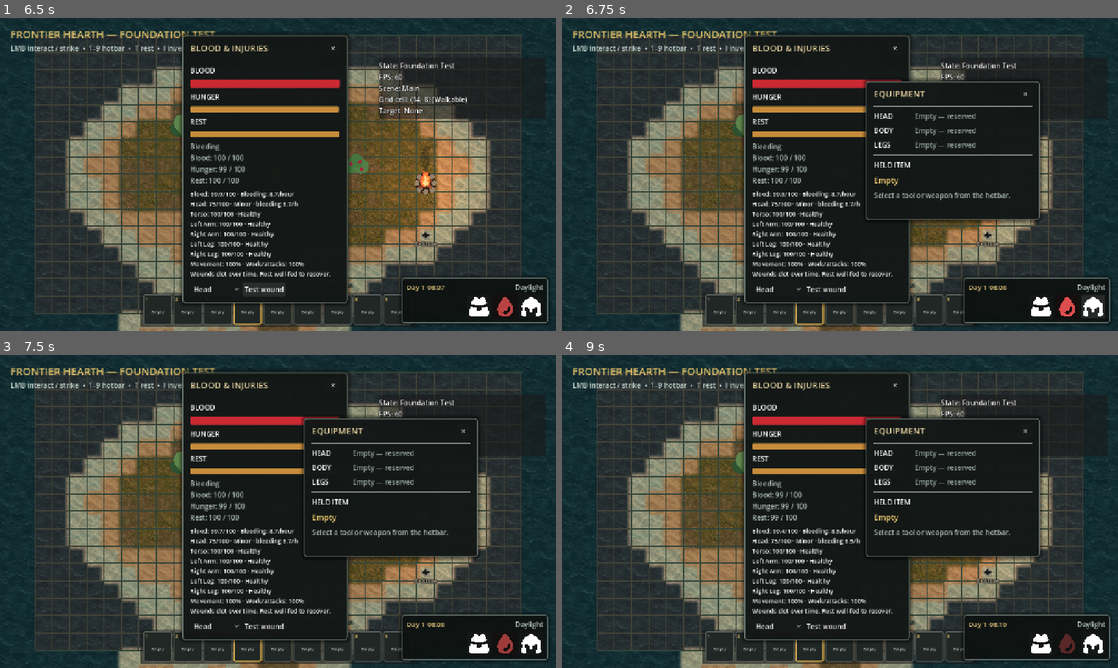
Above: before the commit, frames 1-4 (two rows, left to right).
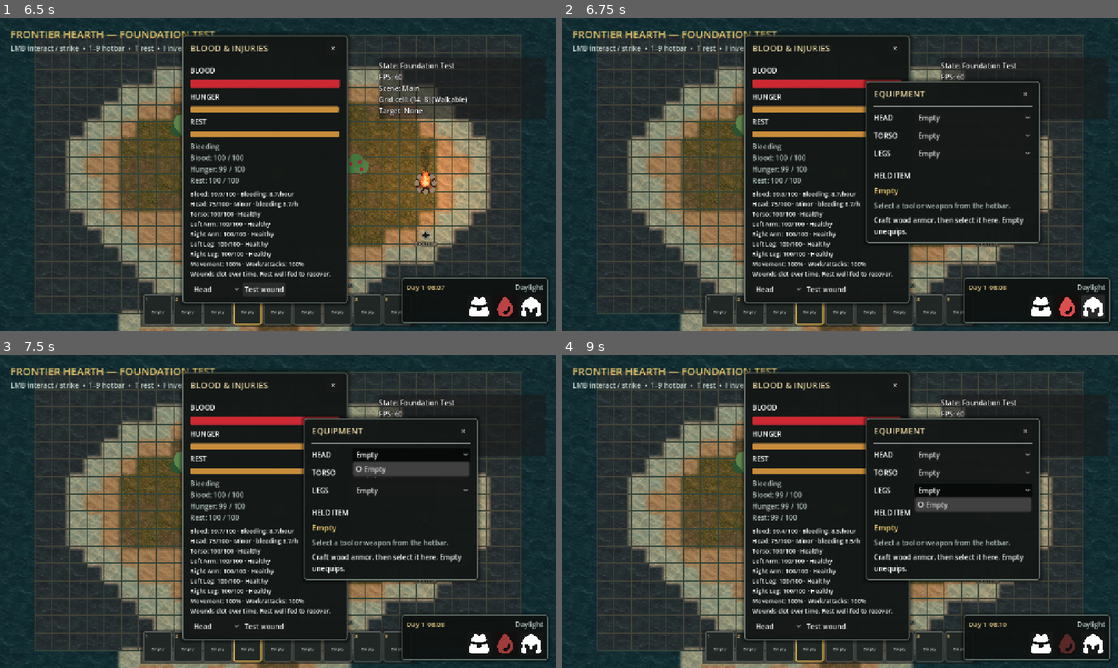
Above: after the commit, the same moments.

Repository: Chaunsy19/Top-Down-Project
Game: Godot game, scene res://scenes/main.tscn
Two runs of this game, one before a commit and one after it. Both use one fixed random seed, a clock stepped at 60 frames per second and the inputs below.
Inputs (mouse positions are in pixels of both pictures, inside the frame that each line leads up to):
- Up to frame 1 (6.5 s): click "1" at 0.5 s; click "2" at 1.25 s; click "3" at 2 s; click "4" at 2.75 s; click (478, 305) at 3.5 s; click "×" at 4.25 s; click (505, 305) at 5 s; click "Test wound" at 5.75 s
- Up to frame 2 (6.75 s): click (1095, 305) at 6.5 s
- Up to frame 3 (7.5 s): click (411, 455) at 7.25 s, where only the run after the commit has a clickable "Empty"
- Up to frame 4 (9 s): click (973, 473) at 8 s, where only the run after the commit has a clickable "Empty"; click (973, 489) at 8.75 s, where only the run after the commit has a clickable "Empty"

Frame 1 is identical in both runs. In frame 2, 3.7% of the frame differs, in the area x 54-87%, y 30-74%; in frame 3, 4.5%; in frame 4, 4.7%.

Commit message:
Add head torso and leg armor equipment slots

Diff:
--- a/data/catalogs/item_catalog.tres
+++ b/data/catalogs/item_catalog.tres
@@ -9,6 +9,10 @@
 [ext_resource type="Resource" path="res://data/items/stick.tres" id="7_stick"]
 [ext_resource type="Resource" path="res://data/items/cooked_berry_meal.tres" id="8_meal"]
 
+[ext_resource type="Resource" path="res://data/items/wood_armor_head.tres" id="armor_head"]
+[ext_resource type="Resource" path="res://data/items/wood_armor_torso.tres" id="armor_torso"]
+[ext_resource type="Resource" path="res://data/items/wood_armor_legs.tres" id="armor_legs"]
+
 [resource]
 script = ExtResource("1_catalog")
-items = Array[Resource]([ExtResource("2_wood"), ExtResource("3_stone"), ExtResource("4_berries"), ExtResource("5_axe"), ExtResource("6_pickaxe"), ExtResource("7_stick"), ExtResource("8_meal")])
+items = Array[Resource]([ExtResource("2_wood"), ExtResource("3_stone"), ExtResource("4_berries"), ExtResource("5_axe"), ExtResource("6_pickaxe"), ExtResource("7_stick"), ExtResource("8_meal"), ExtResource("armor_head"), ExtResource("armor_torso"), ExtResource("armor_legs")])
--- a/data/catalogs/recipe_catalog.tres
+++ b/data/catalogs/recipe_catalog.tres
@@ -1,10 +1,14 @@
-[gd_resource type="Resource" script_class="RecipeCatalog" load_steps=5 format=3]
+[gd_resource type="Resource" script_class="RecipeCatalog" load_steps=8 format=3]
 
 [ext_resource type="Script" path="res://scripts/data/recipes/recipe_catalog.gd" id="1_catalog"]
 [ext_resource type="Resource" path="res://data/recipes/stone_axe.tres" id="2_axe"]
 [ext_resource type="Resource" path="res://data/recipes/stone_pickaxe.tres" id="3_pickaxe"]
 [ext_resource type="Resource" path="res://data/recipes/cooked_berry_meal.tres" id="4_food"]
 
+[ext_resource type="Resource" path="res://data/recipes/wood_armor_head.tres" id="armor_head"]
+[ext_resource type="Resource" path="res://data/recipes/wood_armor_torso.tres" id="armor_torso"]
+[ext_resource type="Resource" path="res://data/recipes/wood_armor_legs.tres" id="armor_legs"]
+
 [resource]
 script = ExtResource("1_catalog")
-recipes = Array[Resource]([ExtResource("2_axe"), ExtResource("3_pickaxe"), ExtResource("4_food")])
+recipes = Array[Resource]([ExtResource("2_axe"), ExtResource("3_pickaxe"), ExtResource("4_food"), ExtResource("armor_head"), ExtResource("armor_torso"), ExtResource("armor_legs")])
--- /dev/null
+++ b/data/items/wood_armor_head.tres
@@ -0,0 +1,13 @@
+[gd_resource type="Resource" script_class="ItemDefinition" load_steps=2 format=3]
+[ext_resource type="Script" path="res://scripts/data/items/item_definition.gd" id="1"]
+[resource]
+script = ExtResource("1")
+item_id = &"wood_armor_head"
+display_name = "Wood Helmet"
+description = "Basic wood armor. Reduces new damage and bleeding on covered regions by 20%."
+categories = Array[StringName]([&"apparel"])
+stack_limit = 1
+weight = 1.0
+world_color = Color(0.55, 0.36, 0.2, 1)
+armor_slot = "head"
+armor_protection = 0.2
--- /dev/null
+++ b/data/items/wood_armor_legs.tres
@@ -0,0 +1,13 @@
+[gd_resource type="Resource" script_class="ItemDefinition" load_steps=2 format=3]
+[ext_resource type="Script" path="res://scripts/data/items/item_definition.gd" id="1"]
+[resource]
+script = ExtResource("1")
+item_id = &"wood_armor_legs"
+display_name = "Wood Leg Guards"
+description = "Basic wood armor. Reduces new damage and bleeding on covered regions by 20%."
+categories = Array[StringName]([&"apparel"])
+stack_limit = 1
+weight = 1.0
+world_color = Color(0.55, 0.36, 0.2, 1)
+armor_slot = "legs"
+armor_protection = 0.2
--- /dev/null
+++ b/data/items/wood_armor_torso.tres
@@ -0,0 +1,13 @@
+[gd_resource type="Resource" script_class="ItemDefinition" load_steps=2 format=3]
+[ext_resource type="Script" path="res://scripts/data/items/item_definition.gd" id="1"]
+[resource]
+script = ExtResource("1")
+item_id = &"wood_armor_torso"
+display_name = "Wood Vest"
+description = "Basic wood armor. Reduces new damage and bleeding on covered regions by 20%."
+categories = Array[StringName]([&"apparel"])
+stack_limit = 1
+weight = 1.0
+world_color = Color(0.55, 0.36, 0.2, 1)
+armor_slot = "torso"
+armor_protection = 0.2
--- /dev/null
+++ b/data/recipes/wood_armor_head.tres
@@ -0,0 +1,18 @@
+[gd_resource type="Resource" script_class="RecipeDefinition" load_steps=6 format=3]
+[ext_resource type="Script" path="res://scripts/data/recipes/recipe_definition.gd" id="1"]
+[ext_resource type="Script" path="res://scripts/data/recipes/recipe_ingredient.gd" id="2"]
+[ext_resource type="Resource" path="res://data/items/wood.tres" id="3"]
+[ext_resource type="Resource" path="res://data/items/wood_armor_head.tres" id="4"]
+[sub_resource type="Resource" id="Cost"]
+script = ExtResource("2")
+item_definition = ExtResource("3")
+quantity = 4
+[resource]
+script = ExtResource("1")
+recipe_id = &"wood_armor_head"
+display_name = "Wood Helmet"
+category = &"armor"
+ingredients = Array[Resource]([SubResource("Cost")])
+output_item = ExtResource("4")
+output_quantity = 1
+crafting_time_seconds = 3.0
--- /dev/null
+++ b/data/recipes/wood_armor_legs.tres
@@ -0,0 +1,18 @@
+[gd_resource type="Resource" script_class="RecipeDefinition" load_steps=6 format=3]
+[ext_resource type="Script" path="res://scripts/data/recipes/recipe_definition.gd" id="1"]
+[ext_resource type="Script" path="res://scripts/data/recipes/recipe_ingredient.gd" id="2"]
+[ext_resource type="Resource" path="res://data/items/wood.tres" id="3"]
+[ext_resource type="Resource" path="res://data/items/wood_armor_legs.tres" id="4"]
+[sub_resource type="Resource" id="Cost"]
+script = ExtResource("2")
+item_definition = ExtResource("3")
+quantity = 6
+[resource]
+script = ExtResource("1")
+recipe_id = &"wood_armor_legs"
+display_name = "Wood Leg Guards"
+category = &"armor"
+ingredients = Array[Resource]([SubResource("Cost")])
+output_item = ExtResource("4")
+output_quantity = 1
+crafting_time_seconds = 3.0
--- /dev/null
+++ b/data/recipes/wood_armor_torso.tres
@@ -0,0 +1,18 @@
+[gd_resource type="Resource" script_class="RecipeDefinition" load_steps=6 format=3]
+[ext_resource type="Script" path="res://scripts/data/recipes/recipe_definition.gd" id="1"]
+[ext_resource type="Script" path="res://scripts/data/recipes/recipe_ingredient.gd" id="2"]
+[ext_resource type="Resource" path="res://data/items/wood.tres" id="3"]
+[ext_resource type="Resource" path="res://data/items/wood_armor_torso.tres" id="4"]
+[sub_resource type="Resource" id="Cost"]
+script = ExtResource("2")
+item_definition = ExtResource("3")
+quantity = 8
+[resource]
+script = ExtResource("1")
+recipe_id = &"wood_armor_torso"
+display_name = "Wood Vest"
+category = &"armor"
+ingredients = Array[Resource]([SubResource("Cost")])
+output_item = ExtResource("4")
+output_quantity = 1
+crafting_time_seconds = 3.0
--- a/scripts/data/items/item_definition.gd
+++ b/scripts/data/items/item_definition.gd
@@ -12,6 +12,10 @@
 @export var icon: Texture2D
 @export var tool_profile: Resource
 
+@export_group("Armor")
+@export var armor_slot := ""
+@export_range(0.0, 0.9, 0.05) var armor_protection := 0.0
+
 @export_group("Damage")
 @export_range(0.0, 10000.0, 0.5) var melee_damage := 5.0
 @export_range(0.0, 10000.0, 0.5) var tool_damage := 0.0
@@ -24,6 +28,11 @@
 
 func validate() -> PackedStringArray:
 	var errors := PackedStringArray()
+	if not armor_slot.is_empty():
+		if armor_slot not in ["head", "torso", "legs"] or not has_category(&"apparel") or stack_limit != 1:
+			errors.append("Armor '%s' requires a head/torso/legs slot, apparel category, and stack limit of one." % item_id)
+	if not is_finite(armor_protection) or armor_protection < 0.0 or armor_protection > 0.9:
+		errors.append("Item '%s' has invalid armor protection." % item_id)
 	if item_id.is_empty():
 		errors.append("Item definition is missing item_id.")
 	if display_name.strip_edges().is_empty():
--- a/scripts/equipment/equipment_component.gd
+++ b/scripts/equipment/equipment_component.gd
@@ -7,6 +7,58 @@
 signal equipped_item_broken(item_definition: Resource)
 
 var _hand_stack: Resource
+const ARMOR_SLOTS: Array[StringName] = [&"head", &"torso", &"legs"]
+var _armor: Dictionary = {}
+
+
+func get_armor_stack(slot: StringName) -> Resource:
+	return _armor.get(slot)
+
+
+func equip_armor_from_inventory(inventory: InventoryComponent, index: int, slot: StringName) -> bool:
+	if inventory == null or slot not in ARMOR_SLOTS:
+		return false
+	var candidate: Resource = inventory.get_slot(index)
+	if candidate == null or candidate.quantity != 1:
+		return false
+	var definition: Resource = candidate.item_definition
+	if definition == null or definition.armor_slot != String(slot) or not definition.validate().is_empty():
+		return false
+	var previous := get_armor_stack(slot)
+	if previous != null and inventory.get_addable_quantity_after_removals(previous.item_definition, {definition.item_id: 1}) < 1:
+		return false
+	var removed: Resource = inventory.remove_from_slot(index, 1)
+	if removed == null:
+		return false
+	_armor[slot] = removed
+	if previous != null:
+		inventory.add_stack(previous)
+		item_unequipped.emit(previous)
+	item_equipped.emit(removed)
+	changed.emit()
+	return true
+
+
+func unequip_armor_to_inventory(inventory: InventoryComponent, slot: StringName) -> bool:
+	var previous := get_armor_stack(slot)
+	if previous == null or inventory == null or inventory.get_addable_quantity(previous.item_definition) < 1:
+		return false
+	if inventory.add_stack(previous) > 0:
+		return false
+	_armor.erase(slot)
+	item_unequipped.emit(previous)
+	changed.emit()
+	return true
+
+
+func get_region_protection(region: StringName) -> float:
+	var slot := region
+	if region in [&"left_leg", &"right_leg"]:
+		slot = &"legs"
+	elif region not in [&"head", &"torso"]:
+		return 0.0
+	var stack := get_armor_stack(slot)
+	return clampf(stack.item_definition.armor_protection, 0.0, 0.9) if stack != null else 0.0
 
 
 func _ready() -> void:
--- a/scripts/player/player_controller.gd
+++ b/scripts/player/player_controller.gd
@@ -162,7 +162,8 @@
 func take_region_damage(region: StringName, amount: float, bleeding_rate: float = 0.0) -> float:
 	if survival_needs == null or survival_needs.body_health.is_collapsed():
 		return 0.0
-	var applied := survival_needs.body_health.apply_damage(region, amount, bleeding_rate)
+	var protection := equipment.get_region_protection(region) if equipment != null else 0.0
+	var applied := survival_needs.body_health.apply_damage(region, amount * (1.0 - protection), bleeding_rate * (1.0 - protection))
 	if applied > 0.0:
 		survival_needs.set_resting(false)
 		survival_needs.needs_changed.emit(survival_needs.hunger, survival_needs.fatigue, survival_needs.body_health.blood)
--- a/scripts/ui/character_ui.gd
+++ b/scripts/ui/character_ui.gd
@@ -1,6 +1,8 @@
 class_name CharacterUI
 extends CanvasLayer
 
+var _armor_choices: Dictionary = {}
+var _armor_status: Label
 var _body_label: Label
 var _test_region: OptionButton
 var _player: Node2D
@@ -39,6 +41,7 @@
 		test_button.tooltip_text = "Development: 25 region damage and 8 blood loss per game hour."
 		test_button.pressed.connect(_test_wound)
 		row.add_child(test_button)
+	_create_armor_controls()
 	call_deferred("_find_player")
 
 
@@ -122,6 +125,7 @@
 		lines.append("Wounds clot over time. Rest well-fed to recover.")
 		_body_label.text = "\n".join(lines)
 	if is_instance_valid(_equipment):
+		_refresh_armor_controls()
 		var hand_stack := _equipment.get_hand_stack()
 		if hand_stack == null or hand_stack.item_definition == null:
 			hand_item_label.text = "Empty"
@@ -149,3 +153,54 @@
 	if is_instance_valid(_player):
 		_player.take_region_damage(BodyHealth.REGIONS[_test_region.selected], 25.0, 8.0)
 		_refresh()
+
+func _create_armor_controls() -> void:
+	var layout := equipment_panel.get_node("Margin/Layout")
+	var rows := {&"head": "HeadRow", &"torso": "BodyRow", &"legs": "LegsRow"}
+	for slot in EquipmentComponent.ARMOR_SLOTS:
+		var row := layout.get_node(rows[slot])
+		row.get_node("Slot").text = String(slot).to_upper()
+		row.get_node("Value").hide()
+		var choice := OptionButton.new()
+		choice.size_flags_horizontal = Control.SIZE_EXPAND_FILL
+		choice.fit_to_longest_item = false
+		choice.item_selected.connect(_select_armor.bind(slot))
+		row.add_child(choice)
+		_armor_choices[slot] = choice
+	_armor_status = Label.new()
+	_armor_status.autowrap_mode = TextServer.AUTOWRAP_WORD_SMART
+	_armor_status.text = "Craft wood armor, then select it here. Empty unequips."
+	layout.add_child(_armor_status)
+
+
+func _refresh_armor_controls() -> void:
+	var inventory := _player.get_node("Inventory") as InventoryComponent
+	for slot in EquipmentComponent.ARMOR_SLOTS:
+		var choice: OptionButton = _armor_choices[slot]
+		# Do not rebuild an open popup underneath the pointer.
+		if choice.get_popup().visible:
+			continue
+		choice.clear()
+		choice.add_item("Empty")
+		choice.set_item_metadata(0, -1)
+		var equipped := _equipment.get_armor_stack(slot)
+		if equipped != null:
+			choice.add_item("%s · %d%%" % [equipped.item_definition.display_name, roundi(equipped.item_definition.armor_protection * 100.0)])
+			choice.set_item_metadata(1, -2)
+			choice.select(1)
+		for index in inventory.slot_count:
+			var stack := inventory.get_slot(index)
+			if stack != null and stack.item_definition.armor_slot == String(slot):
+				choice.add_item("Equip %s · %d%%" % [stack.item_definition.display_name, roundi(stack.item_definition.armor_protection * 100.0)])
+				choice.set_item_metadata(choice.item_count - 1, index)
+
+
+func _select_armor(index: int, slot: StringName) -> void:
+	var choice: OptionButton = _armor_choices[slot]
+	var inventory_index: int = choice.get_item_metadata(index)
+	if inventory_index == -2:
+		return
+	var inventory := _player.get_node("Inventory") as InventoryComponent
+	var succeeded := _equipment.unequip_armor_to_inventory(inventory, slot) if inventory_index == -1 else _equipment.equip_armor_from_inventory(inventory, inventory_index, slot)
+	_armor_status.text = "Equipment updated." if succeeded else "Could not change armor. Check inventory capacity and item availability."
+	_refresh()
--- /dev/null
+++ b/tests/armor_slots_test.gd
@@ -0,0 +1,61 @@
+extends SceneTree
+var failures: Array[String] = []
+func _initialize() -> void:
+	call_deferred("run")
+func check(ok: bool, message: String) -> void:
+	if not ok:
+		failures.append(message)
+func run() -> void:
+	var main: Node = load("res://scenes/main.tscn").instantiate()
+	root.add_child(main)
+	await physics_frame
+	await physics_frame
+	var player: PlayerController = get_first_node_in_group("player")
+	var equipment := player.equipment
+	var inventory := player.get_node("Inventory") as InventoryComponent
+	var registry := root.get_node("ContentRegistry")
+	for slot in EquipmentComponent.ARMOR_SLOTS:
+		var item: Resource = registry.get_item(StringName("wood_armor_" + String(slot)))
+		check(item != null and item.validate().is_empty(), "Valid armor content")
+		inventory.add_item(registry.get_item(&"wood"), 8)
+		var crafting := player.get_node("Crafting") as CraftingComponent
+		var recipe: Resource = registry.get_recipe(item.item_id)
+		check(crafting.start_crafting(recipe, []), "Armor hand crafting starts")
+		crafting.advance_crafting(3.01)
+		check(equipment.equip_armor_from_inventory(inventory, inventory.find_first_item(item.item_id), slot), "Equip " + String(slot))
+	check(equipment.get_hand_stack() == null, "Armor does not occupy the hand")
+	check(equipment.get_region_protection(&"left_arm") == 0.0, "Arms remain uncovered")
+	for region in [&"head", &"torso", &"left_leg", &"right_leg"]:
+		check(is_equal_approx(player.take_region_damage(region, 25.0, 8.0), 20.0), "Regional protection " + String(region))
+	check(is_equal_approx(player.survival_needs.body_health.get_bleeding_rate(), 28.16), "Armor reduces new bleeding by 20 percent")
+	var ui: CharacterUI = get_first_node_in_group("character_ui")
+	ui.open_equipment()
+	ui._refresh()
+	check(ui._armor_choices.size() == 3 and not paused, "Three live armor controls")
+	check(ui._armor_choices[&"head"].get_item_text(1).contains("20%"), "Equipped protection shown")
+	ui.close_equipment()
+	var tiny := InventoryComponent.new()
+	tiny.slot_count = 1
+	tiny.maximum_weight = 0.0
+	root.add_child(tiny)
+	tiny.add_item(registry.get_item(&"wood"), 1)
+	check(not equipment.unequip_armor_to_inventory(tiny, &"head"), "Full inventory rejects unequip without loss")
+	check(equipment.get_armor_stack(&"head") != null, "Rejected unequip retains armor")
+	tiny.remove_from_slot(0, 1)
+	var helmet: Resource = registry.get_item(&"wood_armor_head")
+	tiny.add_item(helmet, 1)
+	check(not equipment.equip_armor_from_inventory(tiny, 0, &"legs"), "Wrong slot rejected")
+	check(equipment.equip_armor_from_inventory(tiny, 0, &"head"), "Full inventory supports armor swap")
+	check(tiny.get_item_quantity(helmet.item_id) == 1, "Swap returns previous armor")
+	tiny.remove_from_slot(0, 1)
+	check(equipment.unequip_armor_to_inventory(tiny, &"head"), "Unequip returns item")
+	check(equipment.get_region_protection(&"head") == 0.0, "Unequip removes protection")
+	tiny.queue_free()
+	main.queue_free()
+	await process_frame
+	if failures.is_empty():
+		print("ARMOR SLOTS TEST PASSED")
+	else:
+		for failure in failures:
+			push_error(failure)
+	quit(0 if failures.is_empty() else 1)
--- a/tests/milestone_5_test.gd
+++ b/tests/milestone_5_test.gd
@@ -124,8 +124,8 @@
 	var errors: PackedStringArray = registry.validate_catalogs()
 	for error in errors:
 		_failures.append("Catalog validation: %s" % error)
-	if registry.get_recipes().size() != 3:
-		_failures.append("Recipe catalog should contain both tools and one cooked food recipe.")
+	if registry.get_recipes().size() != 6:
+		_failures.append("Recipe catalog should contain both tools, cooked food, and three armor recipes.")
 	for recipe_id in [&"stone_axe", &"stone_pickaxe", &"cooked_berry_meal"]:
 		if registry.get_recipe(recipe_id) == null:
 			_failures.append("Recipe catalog is missing '%s'." % recipe_id)
Not shown: 1 places in data/catalogs/item_catalog.tres that only renumber resources
Not shown, changed: CHANGELOG.md
